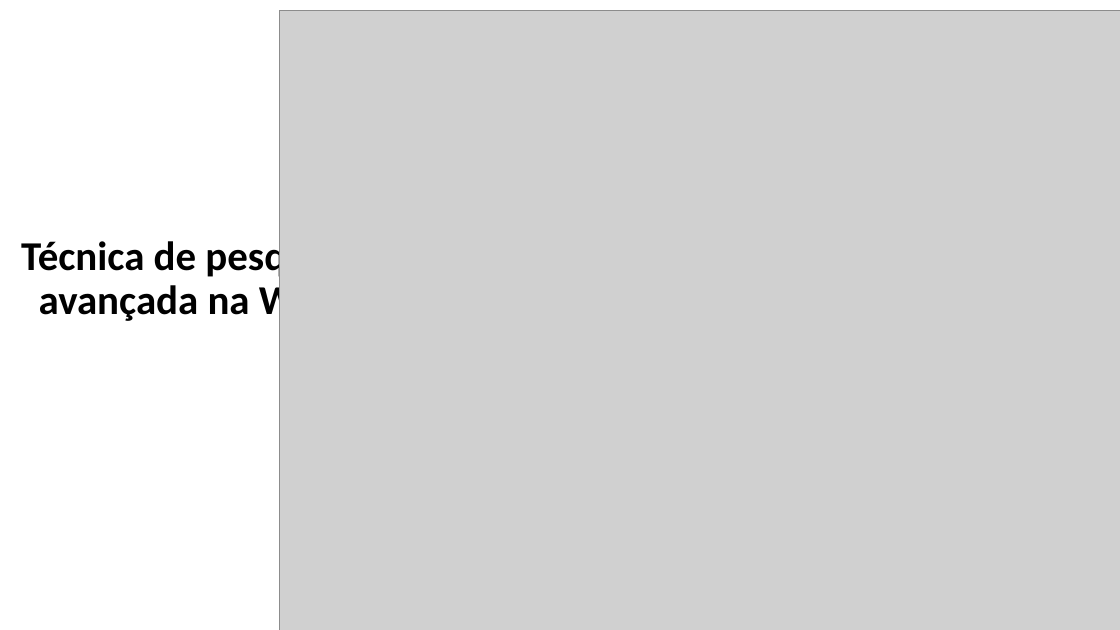
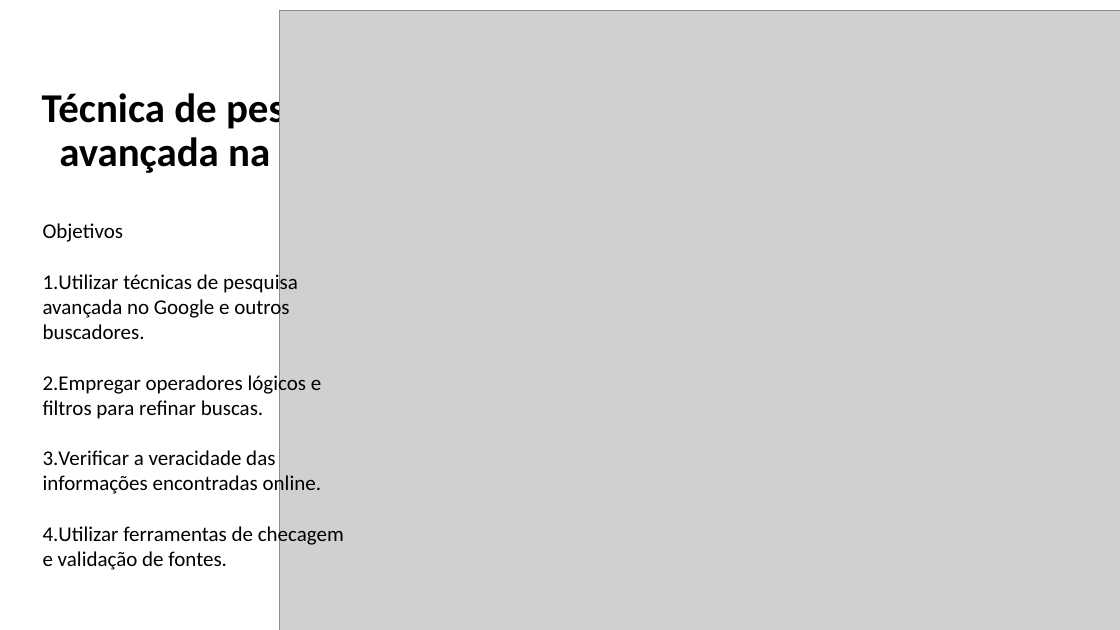
Before and after one commit to edielsi/doc-mkn, a slide deck: slide 2 of tecnica-de-pesquisa-na-web.pptx. Drawn at 1120x630 pixels with LibreOffice and Linux fonts; fonts in the diff are those of the drawing; grey boxes stand for pictures; background and template pictures are left out. Boxes give left, top, right and bottom in pixels: in the first picture for what was removed or moved away, otherwise in the second. Text is boxed around its words. In the diff, an @@ line names an element or a change of style, - is before the commit and + after.

```diff
--- a/tecnica-de-pesquisa-na-web.pptx
+++ b/tecnica-de-pesquisa-na-web.pptx
@@ text "Técnica de pesquisa avançada na ...": place and size @@
-text "Técnica de pesquisa avançada na ..." at (21,236,354,325)
+text "Técnica de pesquisa avançada na ..." at (42,88,375,176)
@@ text added at (43,223,344,570), 18 pt, text #000000 @@
+Objetivos
+1. Utilizar técnicas de pesquisa avançada no Google e outros buscadores.
+2. Empregar operadores lógicos e filtros para refinar buscas.
+3. Verificar a veracidade das informações encontradas online.
+4. Utilizar ferramentas de checagem e validação de fontes.
```
Also in this commit, not shown: 1 other file.
